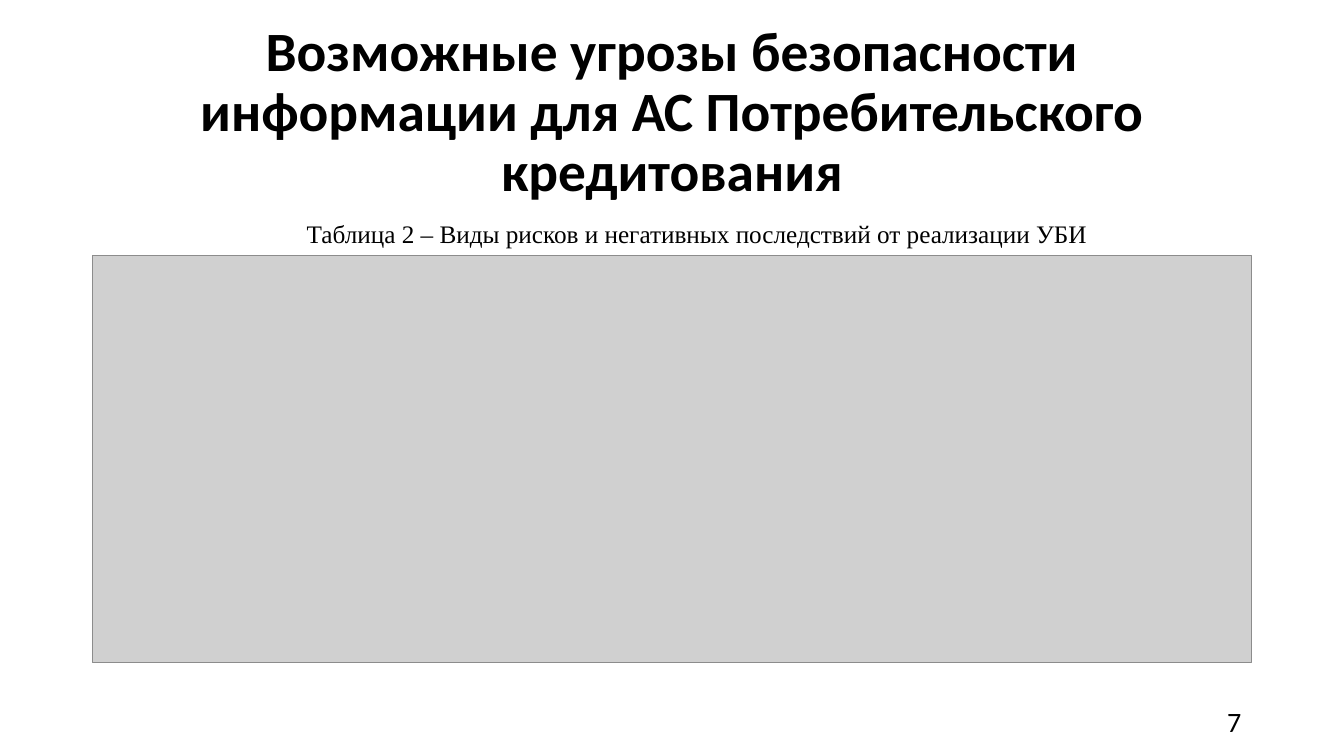
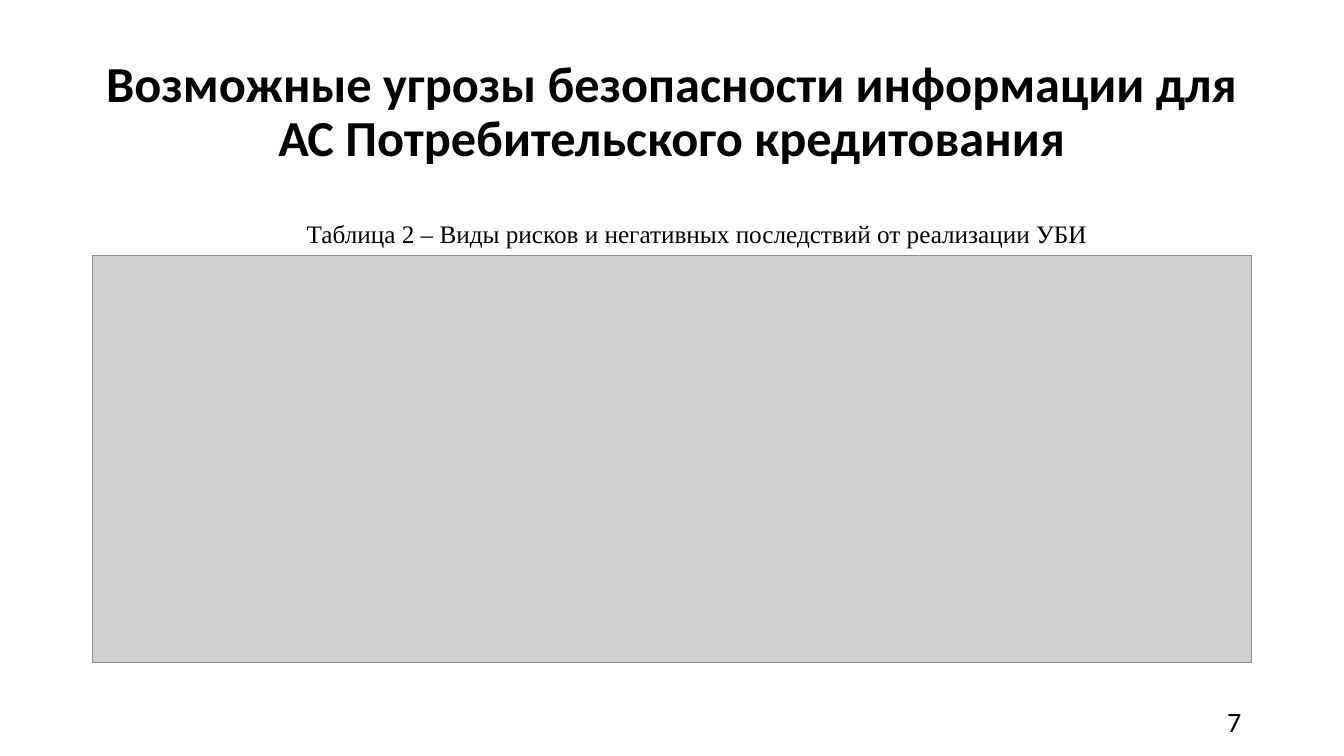
Before and after one commit to A1ex1in/3k2sKursachi, a slide deck: slide 7 of анацкая/КП/КР ЧигаревА.Ю. БИб-21Э1 ТПЗАС.pptx. Drawn at 1344x756 pixels with LibreOffice and Linux fonts; fonts in the diff are those of the drawing; grey boxes stand for pictures. Boxes give left, top, right and bottom in pixels: in the first picture for what was removed or moved away, otherwise in the second. Text is boxed around its words. In the diff, an @@ line names an element or a change of style, - is before the commit and + after.

```diff
--- a/анацкая/КП/КР ЧигаревА.Ю. БИб-21Э1 ТПЗАС.pptx
+++ b/анацкая/КП/КР ЧигаревА.Ю. БИб-21Э1 ТПЗАС.pptx
@@ title "Возможные угрозы безопасности информации для ..." at (x1=106, y1=67, x2=1237, y2=164): size 39.6 to 36 pt @@
```
Also in this commit, not shown: 9 other slides changed.
